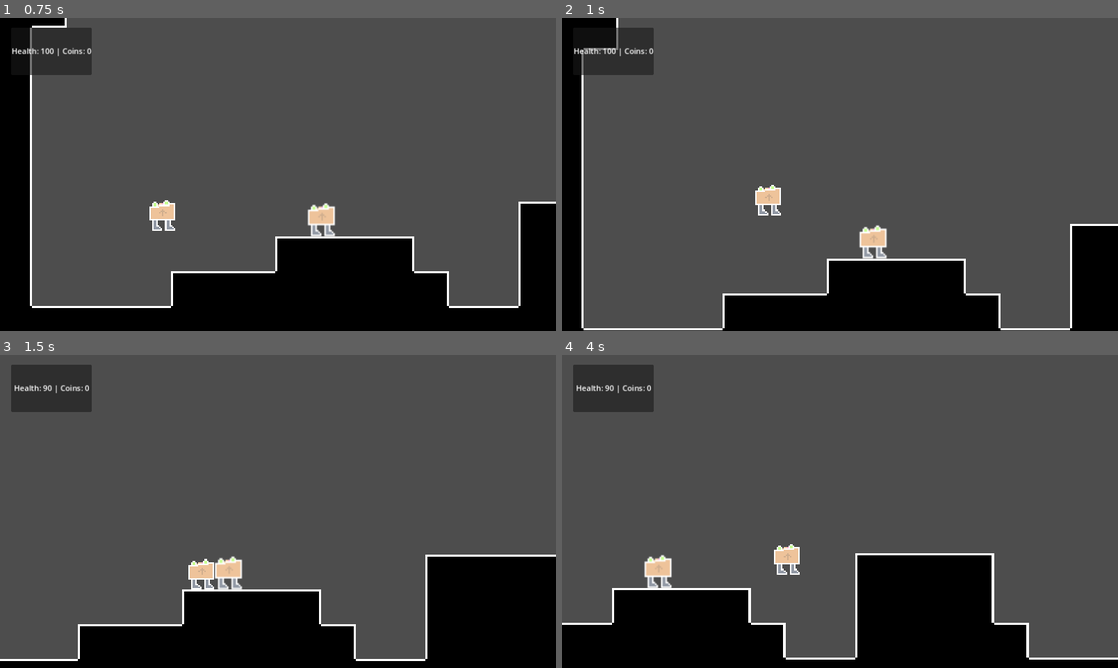
Above: before the commit, frames 1-4 (two rows, left to right).
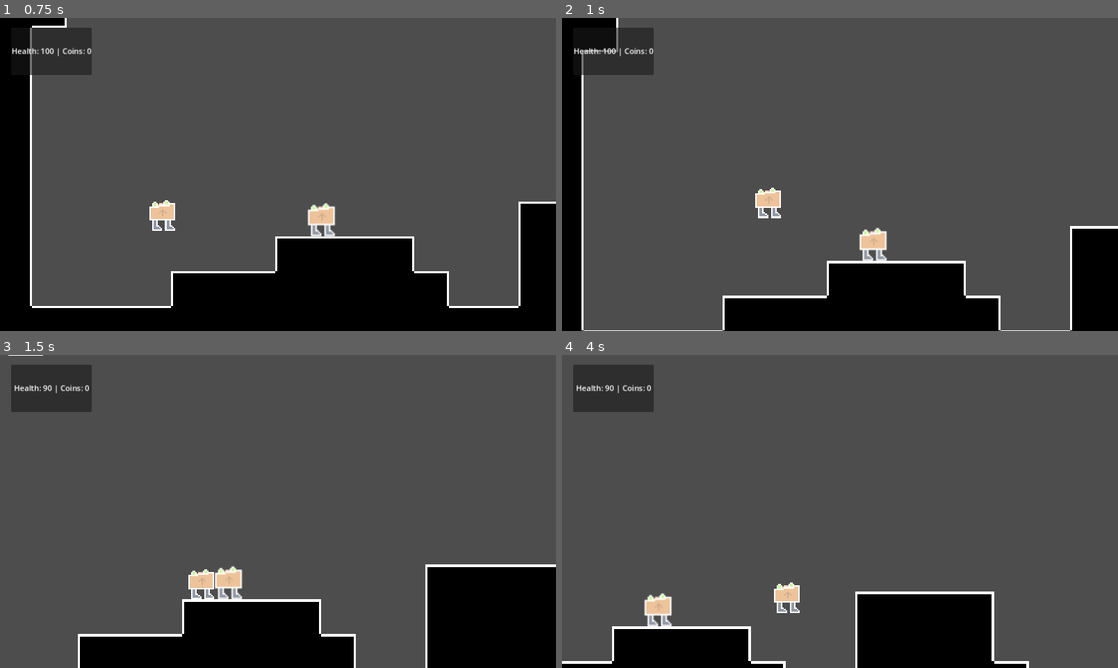
Above: after the commit, the same moments.

Repository: ShardHero/Main
Game: Godot game, scene res://scenes/level1.tscn
Same seed, same stepped clock (60 frames per second), same inputs: the game is played once before the commit and once after it.
Inputs:
- Up to frame 1 (0.75 s): tap Enter (ui_accept) at 0.5 s; hold Right (ui_right) from 0.53 s (still down)
- Up to frame 2 (1 s): keep holding Right (ui_right); tap Enter (ui_accept) at 0.77 s
- Up to frame 3 (1.5 s): keep holding Right (ui_right)
- Up to frame 4 (4 s): tap Enter (ui_accept) at 1.52, 3.02, 3.77 s; release Right (ui_right) at 2.03 s; hold Left (ui_left) 2.03-2.78 s; hold Right (ui_right) from 2.78 s (still down)

Frame 1 is identical in both runs. In frame 2, 1.8% of the frame differs, in the area x 3-100%, y 9-100%; in frame 3, 4.5%; in frame 4, 12%, in the area x 0-100%, y 60-100%.

Commit message:
adjusted values for level 1 to better account for the offset of the camera location and the actual bounds of the camera's vision

Diff:
--- a/scenes/global.gd
+++ b/scenes/global.gd
@@ -9,6 +9,11 @@
 var camera_x_min = 340
 var camera_x_max = 4600
 
+#Must be fed max and min values AND the camera node in order
+#to set its initial location
+#IMPORTANT: AT camera zoom (1.2)...
+#IMPORTANT: camera location is 384 pixels offset from x min/max
+#IMPORTANT: camera location is 216 pixels offset from y min/max
 func adjust_camera(floor, ceiling, x_min, x_max, camera_node):
 	Global.camera_floor = floor
 	Global.camera_ceiling = ceiling
--- a/scenes/level_1.gd
+++ b/scenes/level_1.gd
@@ -3,7 +3,8 @@
 # Called when the node enters the scene tree for the first time.
 func _ready():
 	var camera = get_node("MovingCamera")
-	Global.adjust_camera(405, 350, 390, 6500, camera)
+	#Floor, Ceiling, Xmin, Xmax
+	Global.adjust_camera(405, -134, 390, 6116, camera)
 
 	pass # Replace with function body.
 
